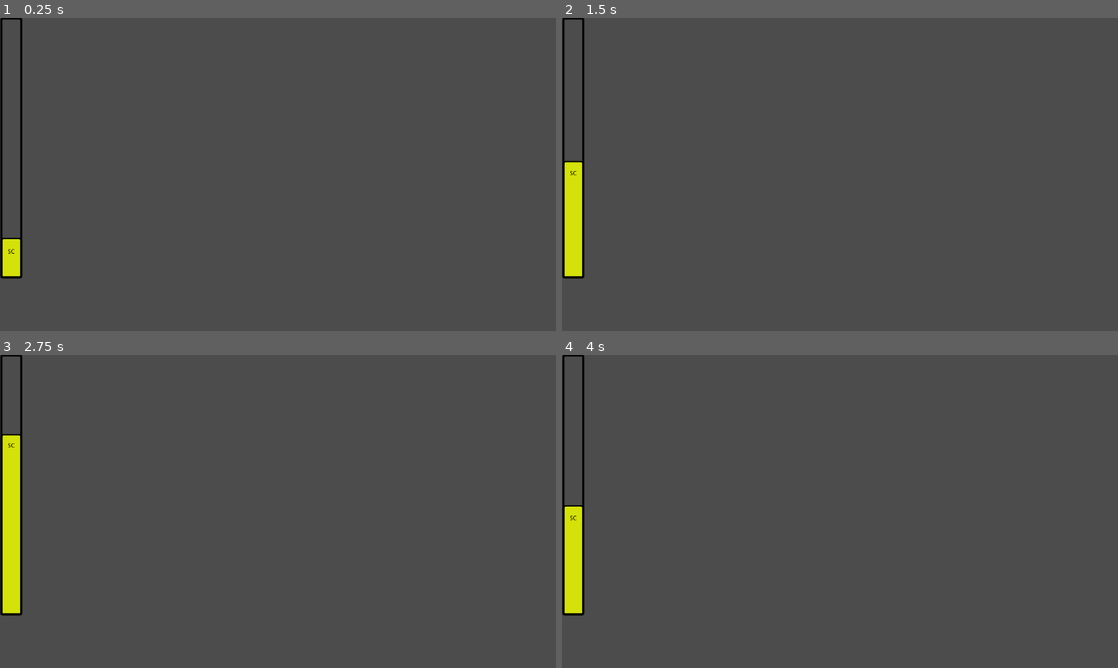
Above: before the commit, frames 1-4 (two rows, left to right).
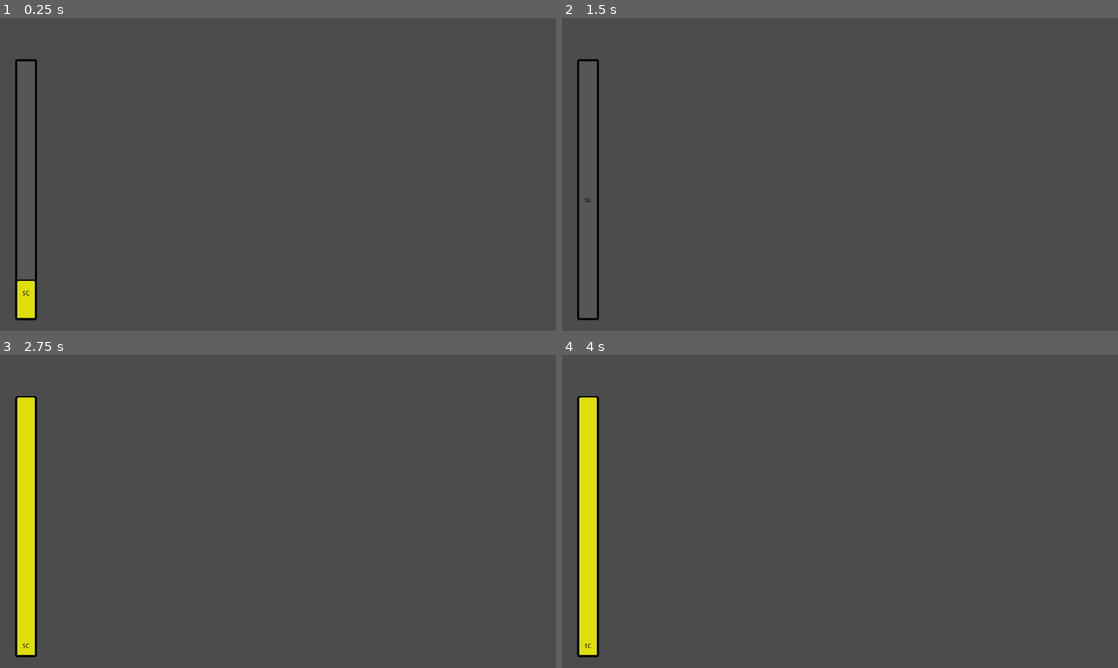
Above: after the commit, the same moments.

Repository: Anatolij-Grigorjev/MopedRebelGO
Game: Godot game, scene res://gui/street_cred_progress_bar.tscn
Two runs of this game, one before a commit and one after it. Both use one fixed random seed, a clock stepped at 60 frames per second and the inputs below. This scene is started directly instead of the project's main scene.
Inputs:
- Up to frame 1 (0.25 s): no input
- Up to frame 2 (1.5 s): tap Enter at 0.5 s; hold W (swerve_up) 0.53-1.28 s; hold K 0.53-1.28 s; tap Space at 0.77, 0.8, 1.07, 1.35 s; hold S (swerve_down) from 1.28 s (still down)
- Up to frame 3 (2.75 s): tap Space at 1.52, 1.82, 2.3 s; tap K at 1.55 s; release S (swerve_down) at 2.03 s; hold W (swerve_up) from 2.03 s (still down); hold K from 2.03 s (still down)
- Up to frame 4 (4 s): release K at 2.78 s; tap K at 2.85 s; tap Space at 3.02, 3.32 s; release W (swerve_up) at 3.53 s; hold S (swerve_down) from 3.53 s (still down); hold Space from 3.53 s (still down)

The runs differ from the first frame. In frame 1, 2.2% of the frame differs, in the area x 0-7%, y 0-97%; in frame 2, 2.4%; in frame 3, 4.9%; in frame 4, 4.5%.
Error in both runs: Invalid get index '-1' (on base: 'Array'). (res://utils/logger.gd:103)

Commit message:
[WIP] level growth support for progress bar

Diff:
--- /dev/null
+++ b/game/gui/level_up_text.tscn
@@ -0,0 +1,79 @@
+[gd_scene load_steps=3 format=2]
+
+[sub_resource type="Animation" id=1]
+resource_name = "text_flicker"
+length = 0.4
+loop = true
+step = 0.05
+tracks/0/type = "value"
+tracks/0/path = NodePath(":custom_colors/font_color")
+tracks/0/interp = 1
+tracks/0/loop_wrap = true
+tracks/0/imported = false
+tracks/0/enabled = true
+tracks/0/keys = {
+"times": PoolRealArray( 0.00534555, 0.2, 0.4 ),
+"transitions": PoolRealArray( 1, 1, 1 ),
+"update": 0,
+"values": [ Color( 0.901961, 0.701961, 0.223529, 1 ), Color( 1, 1, 0.196078, 1 ), Color( 0.901961, 0.701961, 0.223529, 1 ) ]
+}
+
+[sub_resource type="Animation" id=2]
+resource_name = "text_travel"
+length = 1.5
+tracks/0/type = "value"
+tracks/0/path = NodePath("LevelText:rect_position")
+tracks/0/interp = 1
+tracks/0/loop_wrap = true
+tracks/0/imported = false
+tracks/0/enabled = true
+tracks/0/keys = {
+"times": PoolRealArray( 0, 1.5 ),
+"transitions": PoolRealArray( 1, 1 ),
+"update": 0,
+"values": [ Vector2( 0, 0 ), Vector2( 10, -25 ) ]
+}
+tracks/1/type = "animation"
+tracks/1/path = NodePath("LevelText/AnimationPlayer")
+tracks/1/interp = 1
+tracks/1/loop_wrap = true
+tracks/1/imported = false
+tracks/1/enabled = true
+tracks/1/keys = {
+"clips": PoolStringArray( "text_flicker" ),
+"times": PoolRealArray( 0 )
+}
+tracks/2/type = "method"
+tracks/2/path = NodePath(".")
+tracks/2/interp = 1
+tracks/2/loop_wrap = true
+tracks/2/imported = false
+tracks/2/enabled = true
+tracks/2/keys = {
+"times": PoolRealArray( 1.5 ),
+"transitions": PoolRealArray( 1 ),
+"values": [ {
+"args": [  ],
+"method": "queue_free"
+} ]
+}
+
+[node name="LevelUpText" type="Node2D"]
+
+[node name="LevelText" type="Label" parent="."]
+margin_right = 100.0
+margin_bottom = 50.0
+custom_colors/font_color = Color( 0.901961, 0.701961, 0.223529, 1 )
+custom_colors/font_color_shadow = Color( 0, 0, 0, 1 )
+text = "NEW MOPED!"
+align = 1
+valign = 1
+uppercase = true
+
+[node name="AnimationPlayer" type="AnimationPlayer" parent="LevelText"]
+autoplay = "text_flicker"
+anims/text_flicker = SubResource( 1 )
+
+[node name="AnimationPlayer" type="AnimationPlayer" parent="."]
+autoplay = "text_travel"
+anims/text_travel = SubResource( 2 )
--- a/game/gui/street_cred_progress_bar.gd
+++ b/game/gui/street_cred_progress_bar.gd
@@ -8,6 +8,7 @@
 remain just inside prgress bar progress section, (unless at bar bottom)
 """
 var Logger : Resource = preload("res://utils/logger.gd")
+var LevelUpText : Resource = preload("res://gui/level_up_text.tscn")
 
 
 const PROGRESS_ALTER_VELOCITY_SEC = 0.5
@@ -17,26 +18,42 @@
 onready var LOG: Logger = Logger.new(self)
 onready var sc_label : Label = $SCLabel
 onready var tween : Tween = $BarGrower
+onready var animator : AnimationPlayer = $AnimationPlayer
 
 
 var _progress_value_nodepath : NodePath = NodePath(":value")
+onready var _bar_custom_fg_handle : StyleBoxFlat = get("custom_styles/fg")
+onready var _original_bar_color: Color = _bar_custom_fg_handle.bg_color
+
 
 func _process(delta: float) -> void:
 	if (Input.is_key_pressed(KEY_SPACE)):
 		var new_value : float = randf() * max_value
 		grow_progress_local(new_value)
+	if (Input.is_key_pressed(KEY_K)):
+		var new_text : String = C.MR_STREET_CRED_LEVELS[randi() % 6].name
+		var new_value := max_value + randf() * max_value
+		grow_progress_next_level(new_value, max_value, max_value * 2, new_text)
 
 
 func _ready():
 	if (State):
 		var prev_sc_level : Dictionary = C.MR_STREET_CRED_LEVELS[State.next_street_cred_level_idx - 1]
 		var next_sc_level : Dictionary = C.MR_STREET_CRED_LEVELS[State.next_street_cred_level_idx]
-		self.min_value = prev_sc_level.req_sc
-		self.max_value = next_sc_level.req_sc
-		self.value = State.current_street_scred
+		_set_current_progress_ranges(
+			State.current_street_scred,
+			prev_sc_level.req_sc,
+			next_sc_level.req_sc
+		)
 
 	sc_label.rect_position = _get_label_position_current_progress()
 	tween.connect("tween_step", self, "_on_tween_step")
+
+
+func _set_current_progress_ranges(curr_value: int, min_value: int, max_value: int) -> void:
+	self.min_value = min_value
+	self.max_value = max_value
+	self.value = curr_value
 
 
 func _on_tween_step(source: Object, prop_path: NodePath, elapsed: float, value: Object) -> void:
@@ -46,6 +63,10 @@
 		sc_label.rect_position = new_rect_pos
 
 
+"""
+Get the correct placement position for the SC label rect in terms of
+progress bar height
+"""
 func _get_label_position_current_progress() -> Vector2:
 	var label_size := sc_label.rect_size
 	var fullness_coef : float = value / max_value
@@ -57,12 +78,56 @@
 		return Vector2(new_label_height, 0)
 
 
+"""
+Perform change in amount of progress in progress bar, local to the
+current progress ranges min-max
+If an out of range change in progress is attempted, an out of bounds
+error is thrown
+Performs required bar animations during value change
+"""
 func grow_progress_local(new_progress: int) -> void:
 	if (new_progress > max_value):
 		LOG.error("Want to grow progress {} above current max {}, use 'grow_progress_next_level'!",
 			[new_progress, max_value]
 		)
+	#cant go below allowed in current level
+	if (new_progress < min_value):
+		new_progress = min_value
+
+	var old_value := value
 	_prepare_and_start_tween(new_progress)
+	if (old_value > new_progress):
+		animator.play("bar_reduce_flicker")
+	else:
+		animator.play("bar_rise_flicker")
+	yield(tween, "tween_all_completed")
+	animator.stop(true)
+	_bar_custom_fg_handle.bg_color = _original_bar_color
+
+
+"""
+Perform progress bar growth across bar threshold. This involves looping
+the bar around and using new ranges to change it.
+Performs required animations for value changes and
+generates text based on levelup
+"""
+func grow_progress_next_level(new_progress: int,
+								new_min: int,
+								new_max: int,
+								level_up_text: String
+) -> void:
+	var prev_progress_max := max_value
+	#grow current progress to end
+	grow_progress_local(prev_progress_max)
+	#create a happy label thing
+	var level_up_node : Node2D = LevelUpText.instance()
+	level_up_node.get_node("LevelText").text = level_up_text
+	level_up_node.global_position = self.rect_position
+	add_child(level_up_node)
+	#change current bar
+	_set_current_progress_ranges(prev_progress_max, new_min, new_max)
+	#do rest of growth
+	grow_progress_local(new_progress - prev_progress_max)
 
 
 func _prepare_and_start_tween(new_progress: int) -> void:
@@ -70,7 +135,7 @@
 	var progress_alter_distance = abs(value - new_progress)
 	var progress_alter_relative = progress_alter_distance / max_value
 	var alter_time_secs = progress_alter_relative / PROGRESS_ALTER_VELOCITY_SEC
-	LOG.info("altering {} to {}, which is {}({}), in {} seconds", [
+	LOG.debug("altering {} to {}, which is {}({}), in {} seconds", [
 		value, new_progress,
 		progress_alter_distance, progress_alter_relative,
 		alter_time_secs
--- a/game/gui/street_cred_progress_bar.tscn
+++ b/game/gui/street_cred_progress_bar.tscn
@@ -1,9 +1,9 @@
-[gd_scene load_steps=4 format=2]
+[gd_scene load_steps=6 format=2]
 
 [ext_resource path="res://gui/street_cred_progress_bar.gd" type="Script" id=1]
 
 [sub_resource type="StyleBoxFlat" id=1]
-bg_color = Color( 0.839216, 0.886275, 0.0431373, 1 )
+bg_color = Color( 0.874412, 0.874412, 0.0423601, 1 )
 border_width_left = 5
 border_width_top = 5
 border_width_right = 3
@@ -16,7 +16,7 @@
 corner_detail = 5
 
 [sub_resource type="StyleBoxFlat" id=2]
-bg_color = Color( 0.6, 0.6, 0.6, 0 )
+bg_color = Color( 0.6, 0.6, 0.6, 0.137255 )
 border_width_left = 5
 border_width_top = 5
 border_width_right = 5
@@ -27,11 +27,47 @@
 corner_radius_bottom_right = 5
 corner_radius_bottom_left = 5
 
+[sub_resource type="Animation" id=4]
+resource_name = "bar_reduce_flicker"
+length = 0.4
+loop = true
+step = 0.05
+tracks/0/type = "value"
+tracks/0/path = NodePath(".:custom_styles/fg:bg_color")
+tracks/0/interp = 1
+tracks/0/loop_wrap = true
+tracks/0/imported = false
+tracks/0/enabled = true
+tracks/0/keys = {
+"times": PoolRealArray( 0, 0.2, 0.4 ),
+"transitions": PoolRealArray( 1, 1, 1 ),
+"update": 0,
+"values": [ Color( 0.894118, 0.894118, 0.0392157, 1 ), Color( 0.156863, 0.156863, 0.156863, 1 ), Color( 0.894118, 0.894118, 0.0392157, 1 ) ]
+}
+
+[sub_resource type="Animation" id=3]
+resource_name = "bar_rise_flicker"
+length = 0.4
+loop = true
+step = 0.05
+tracks/0/type = "value"
+tracks/0/path = NodePath(".:custom_styles/fg:bg_color")
+tracks/0/interp = 1
+tracks/0/loop_wrap = true
+tracks/0/imported = false
+tracks/0/enabled = true
+tracks/0/keys = {
+"times": PoolRealArray( 0, 0.2, 0.4 ),
+"transitions": PoolRealArray( 1, 1, 1 ),
+"update": 0,
+"values": [ Color( 0.894118, 0.894118, 0.0392157, 1 ), Color( 1, 1, 1, 1 ), Color( 0.894118, 0.894118, 0.0392157, 1 ) ]
+}
+
 [node name="StreetCredProgressBar" type="ProgressBar"]
-margin_left = -274.213
-margin_top = 274.13
-margin_right = 325.787
-margin_bottom = 324.13
+margin_left = -240.0
+margin_top = 370.0
+margin_right = 360.0
+margin_bottom = 420.0
 rect_rotation = 270.0
 rect_pivot_offset = Vector2( 300, 25 )
 custom_styles/fg = SubResource( 1 )
@@ -53,3 +89,7 @@
 uppercase = true
 
 [node name="BarGrower" type="Tween" parent="."]
+
+[node name="AnimationPlayer" type="AnimationPlayer" parent="."]
+anims/bar_reduce_flicker = SubResource( 4 )
+anims/bar_rise_flicker = SubResource( 3 )
